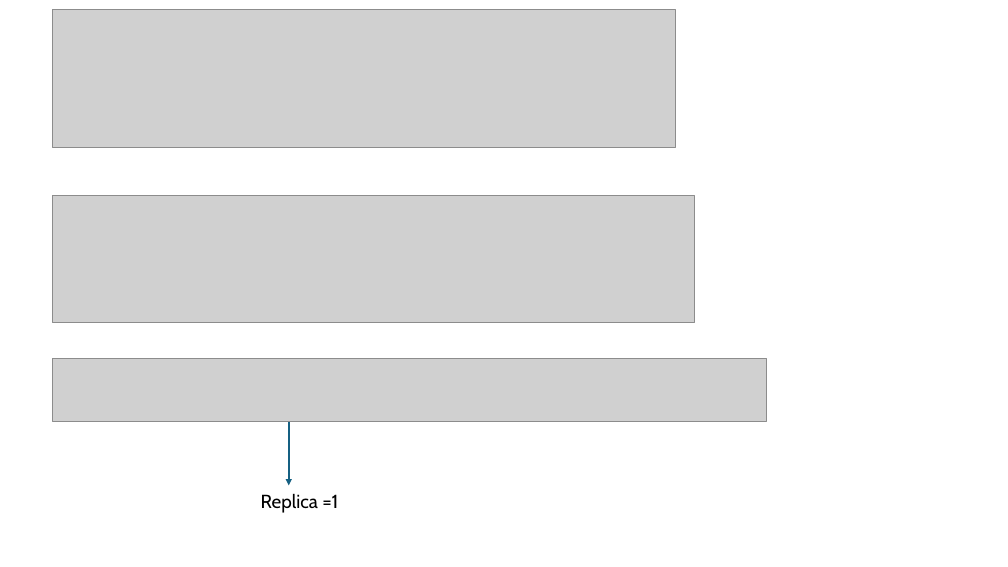
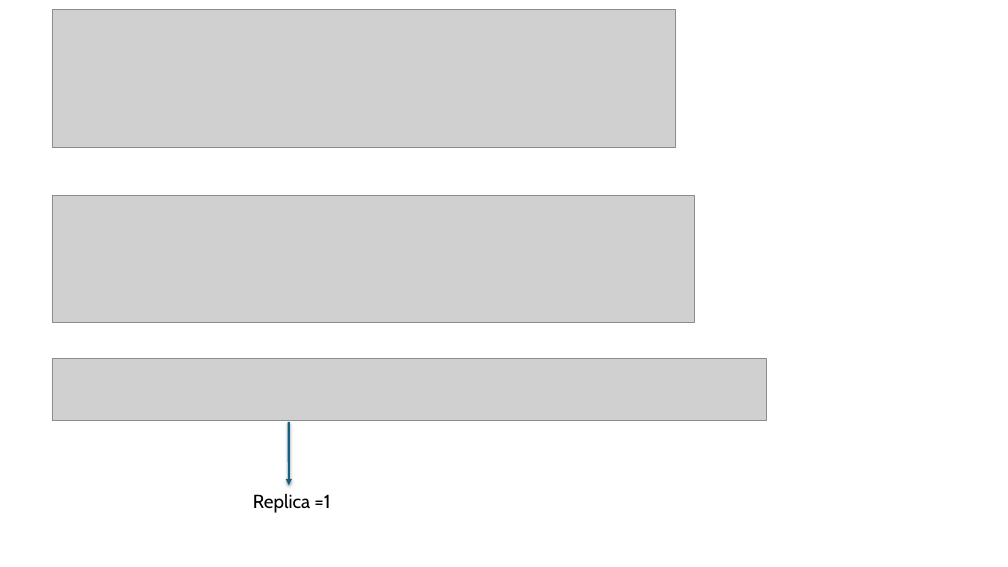
Before and after one commit to EnriqueEP81/kubernetes-tutorial, a slide deck: slide 8 of 13.maintainingSetContainers.pptx. Drawn at 1008x567 pixels with LibreOffice and Linux fonts; fonts in the diff are those of the drawing; grey boxes stand for pictures. Boxes give left, top, right and bottom in pixels: in the first picture for what was removed or moved away, otherwise in the second. Text is boxed around its words. In the diff, an @@ line names an element or a change of style, - is before the commit and + after.

```diff
--- a/13.maintainingSetContainers.pptx
+++ b/13.maintainingSetContainers.pptx
@@ arrow removed from (289, 422) to (289, 485) @@
@@ freeform shape added at [289,422,289,485], outline #156082 2 pt @@
@@ text "Replica =1": place and size @@
-text "Replica =1" at [261,493,338,513]
+text "Replica =1" at [253,494,330,513]
```
Also in this commit, not shown: 5 other slides changed, 1 slide added, 1 slide removed, 2 other files.
